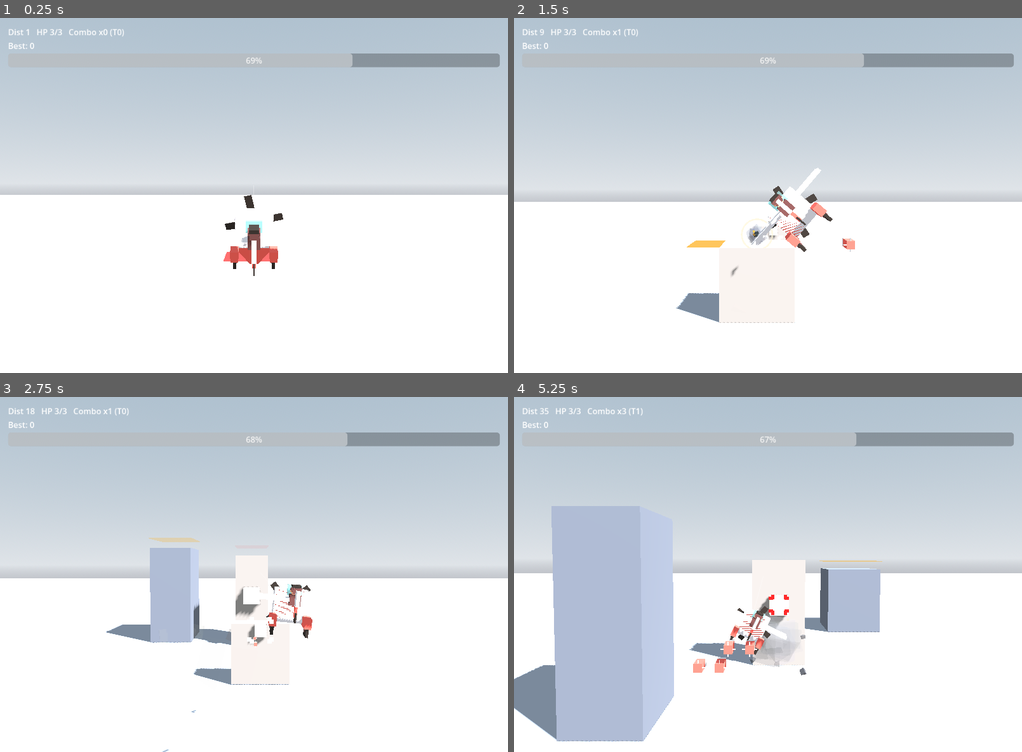
Above: before the commit, frames 1-4 (two rows, left to right).
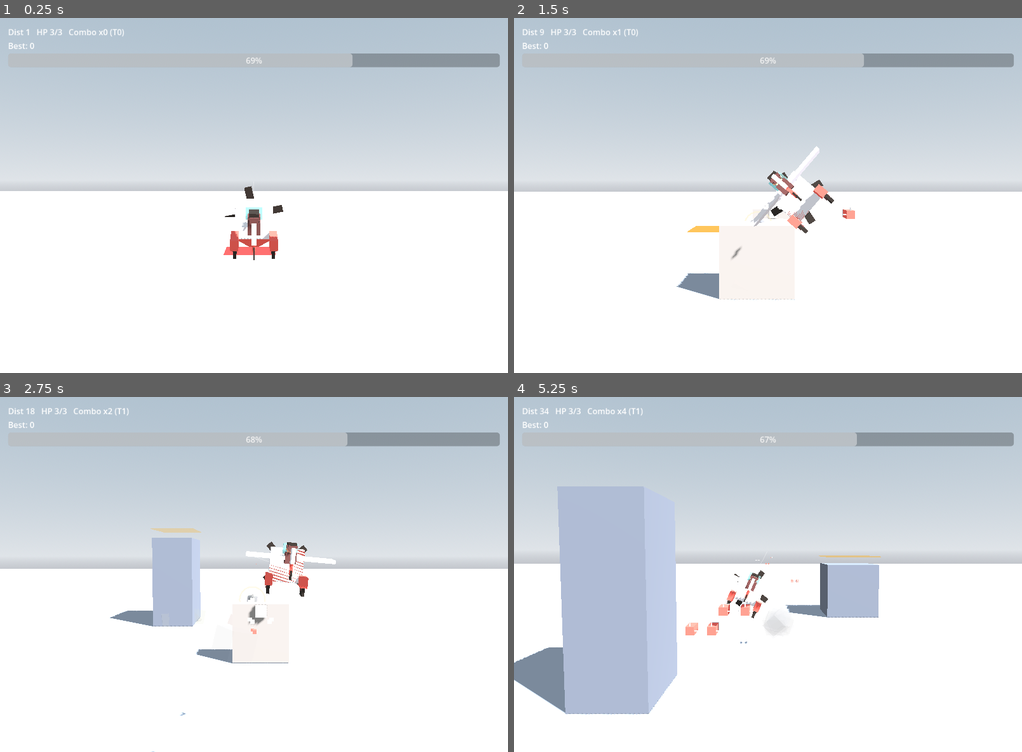
Above: after the commit, the same moments.

Repository: weathermanho/supercent
Game: Godot game, scene res://scenes/Main.tscn
Two runs of this game, one before a commit and one after it. Both use one fixed random seed, a clock stepped at 60 frames per second and the inputs below.
Inputs (mouse positions are in pixels of both pictures, inside the frame that each line leads up to):
- Up to frame 1 (0.25 s): no input
- Up to frame 2 (1.5 s): move the mouse to (879, 177) at 0.52 s; hold Right mouse button (fire_missle) 0.53-1.25 s; click (879, 177) at 0.67 s; drag from (666, 213) to (742, 266) at 1.27 s
- Up to frame 3 (2.75 s): move the mouse to (304, 496) at 2.02 s; hold Right mouse button (fire_missle) from 2.03 s (still down); click (304, 496) at 2.17 s
- Up to frame 4 (5.25 s): release Right mouse button (fire_missle) at 2.75 s; drag from (742, 645) to (615, 521) at 2.77 s; move the mouse to (920, 627) at 3.52 s; hold Right mouse button (fire_missle) 3.53-4.25 s; click (920, 627) at 3.67 s; drag from (615, 521) to (691, 485) at 4.27 s; move the mouse to (793, 574) at 5.02 s; hold Right mouse button (fire_missle) from 5.03 s (still down); click (793, 574) at 5.17 s

The runs differ from the first frame. In frame 1, 2.2% of the frame differs, in the area x 0-100%, y 47-73%; in frame 2, 5.6%; in frame 3, 6.2%; in frame 4, 9.1%, in the area x 0-100%, y 3-98%.

Commit message:
fix: 카메라 y 댐핑(상하 가시 이동) + 부서진 코어 호밍 출렁임 제거
- Main._update_camera: 카메라가 비행기 y도 35%만 따라가도록 댐핑.
  비행기가 화면에서 상하로도 실제로 움직이는 게 보임 (이전엔 z만 처리).
- Pillar.shatter: _core를 queue_free + null화. 이미 발사된 미사일이
  죽어가는 코어를 계속 호밍해서 출렁이는 현상 제거 (is_instance_valid가
  false → 직진 fallback).

Co-Authored-By: Claude Opus 4.7 <noreply@anthropic.com>

Diff:
--- a/godot_project/scripts/Main.gd
+++ b/godot_project/scripts/Main.gd
@@ -197,14 +197,16 @@
 	_cam_pull += (want_pull - _cam_pull) * 0.05
 	_cam_lift += (want_lift - _cam_lift) * 0.05
 
-	var cam_y: float = GameConfig.plane_default_height \
-		+ (p.y - GameConfig.plane_default_height) * 0.6 + 55.0 + _cam_lift
-	# Camera only PARTIALLY follows the plane's z so it actually swerves
-	# left/right on screen instead of being pinned to centre. 0.0 = fully fixed
-	# (max swerve, plane may exit frame at limits), 1.0 = old pinned behaviour.
-	var cam_z: float = p.z * 0.35
+	# Camera only PARTIALLY follows the plane's y AND z so the plane actually
+	# *moves* on screen (up/down/left/right) instead of being pinned to centre.
+	# 0.0 = fully fixed (max swerve, plane may exit frame), 1.0 = old pinned.
+	const FOLLOW := 0.35
+	var dy: float = (p.y - GameConfig.plane_default_height) * FOLLOW
+	var cam_y: float = GameConfig.plane_default_height + 55.0 + _cam_lift + dy
+	var look_y: float = GameConfig.plane_default_height - 10.0 + dy
+	var cam_z: float = p.z * FOLLOW
 	camera.position = Vector3(PLANE_BASE_X - 230.0 - _cam_pull, cam_y, cam_z)
-	camera.look_at(Vector3(PLANE_BASE_X + 1400.0, p.y - 10.0, cam_z), Vector3.UP)
+	camera.look_at(Vector3(PLANE_BASE_X + 1400.0, look_y, cam_z), Vector3.UP)
 	shaker.refresh_base()
 
 
--- a/godot_project/scripts/Pillar.gd
+++ b/godot_project/scripts/Pillar.gd
@@ -246,13 +246,16 @@
 	return breakable and core_alive and _phase == Phase.RISEN
 
 
-## Called when a missile destroys the core. Triggers collapse; pillar should be
-## removed by Main after this (it returns to a non-hazard DEAD state immediately).
+## Called when a missile destroys the core. Triggers collapse; pillar enters
+## DEAD state immediately. The core node is FREED so any in-flight missiles
+## that were homing on it lose their target (is_instance_valid -> false) and
+## fly straight instead of orbiting the collapsing husk.
 func shatter() -> void:
 	core_alive = false
 	_phase = Phase.DEAD
 	if _core != null:
-		_core.visible = false
+		_core.queue_free()
+		_core = null
 	_tele.visible = false
 	# Quick collapse: sink + fade so the path visibly opens.
 	var tw := create_tween()
